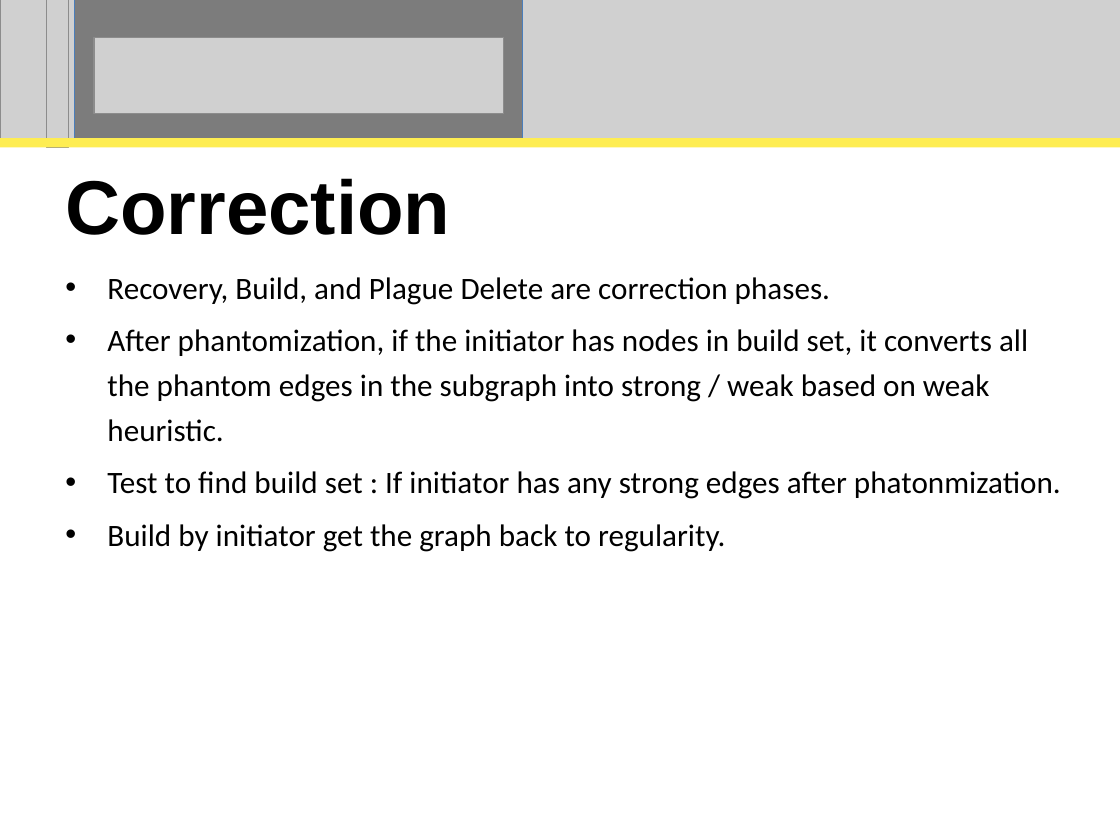
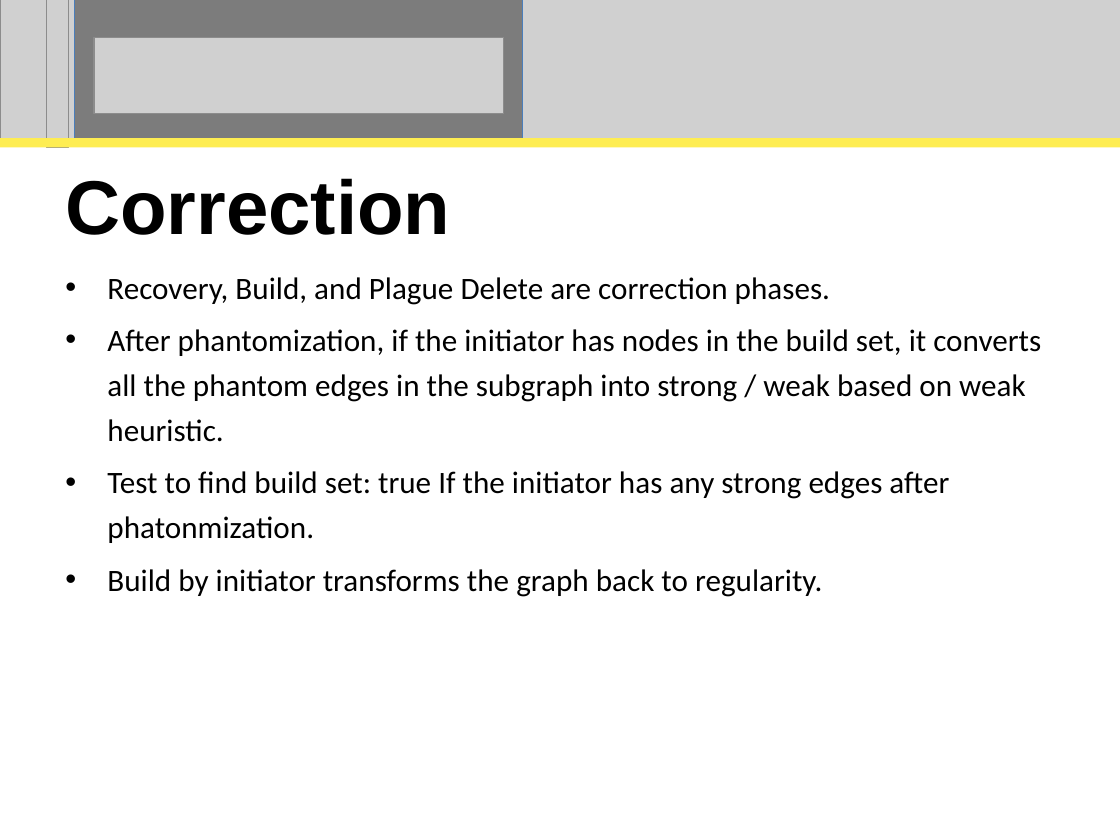
Before and after one commit to perpetualcoder/thesis, a slide deck: slide 61 of thesisppt/defense.ppt. Drawn at 1120x840 pixels with LibreOffice and Linux fonts; fonts in the diff are those of the drawing; grey boxes stand for pictures. Boxes give left, top, right and bottom in pixels: in the first picture for what was removed or moved away, otherwise in the second. Text is boxed around its words. In the diff, an @@ line names an element or a change of style, - is before the commit and + after.

```diff
--- a/thesisppt/defense.ppt
+++ b/thesisppt/defense.ppt
@@ subtitle at (x1=107, y1=329, x2=1041, y2=597): text changed @@
-• After phantomization, if the initiator has nodes in build set, it converts all the phantom edges in the subgraph into strong / weak based on weak heuristic.
-• Test to find build set : If initiator has any strong edges after phatonmization.
-• Build by initiator get the graph back to regularity.
+• After phantomization, if the initiator has nodes in the build set, it converts all the phantom edges in the subgraph into strong / weak based on weak heuristic.
+• Test to find build set: true If the initiator has any strong edges after phatonmization.
+• Build by initiator transforms the graph back to regularity.
```
Also in this commit, not shown: 26 other slides changed, 1 other file.
